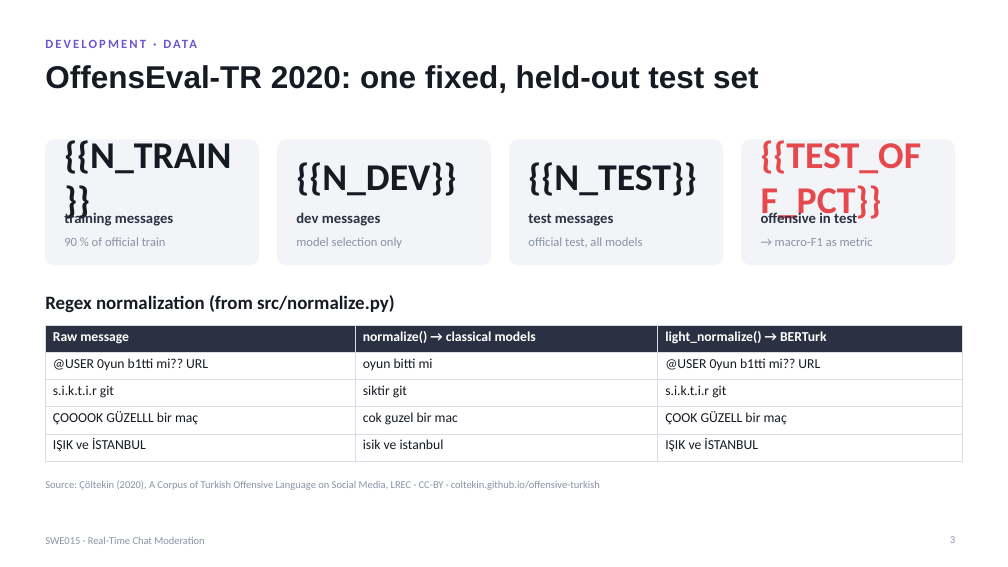
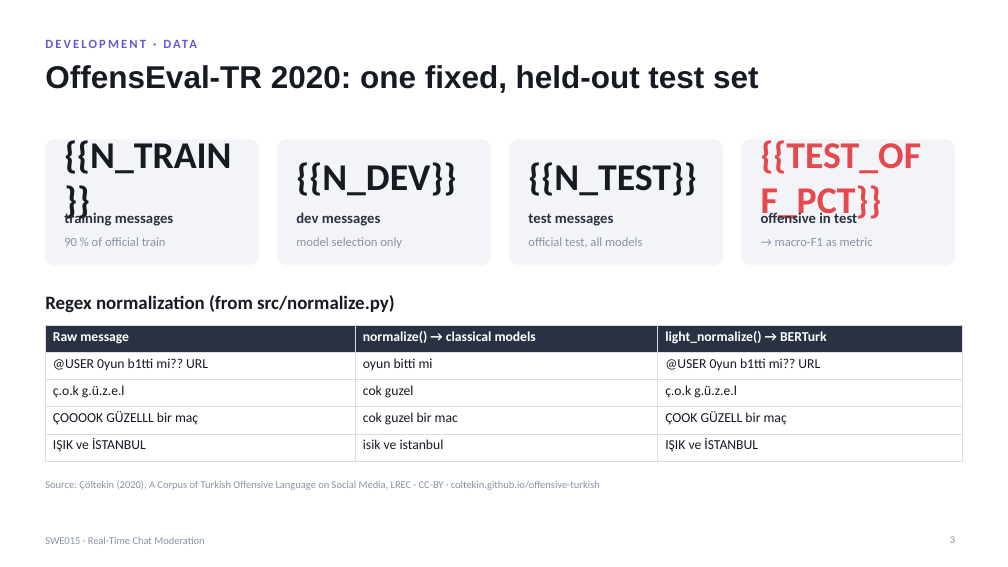
Before and after one commit to Esmanur11/swe015-chat-moderation, a slide deck: slide 3 of docs/slides_template.pptx. Drawn at 1008x567 pixels with LibreOffice and Linux fonts; fonts in the diff are those of the drawing. Boxes give left, top, right and bottom in pixels: in the first picture for what was removed or moved away, otherwise in the second. Text is boxed around its words. In the diff, an @@ line names an element or a change of style, - is before the commit and + after.

```diff
--- a/docs/slides_template.pptx
+++ b/docs/slides_template.pptx
@@ table at (x1=45, y1=325, x2=963, y2=456) @@
-row 3: s.i.k.t.i.r git | siktir git | s.i.k.t.i.r git
+row 3: ç.o.k g.ü.z.e.l | cok guzel | ç.o.k g.ü.z.e.l
```
Also in this commit, not shown: 1 other slide changed, 9 other files.
